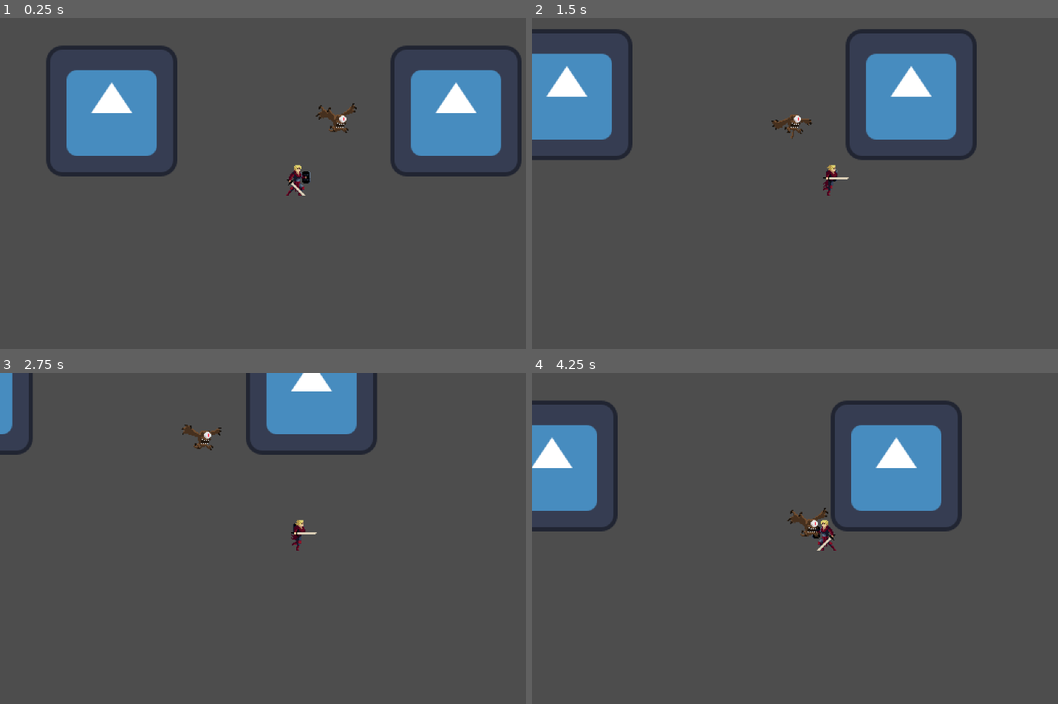
Above: before the commit, frames 1-4 (two rows, left to right).
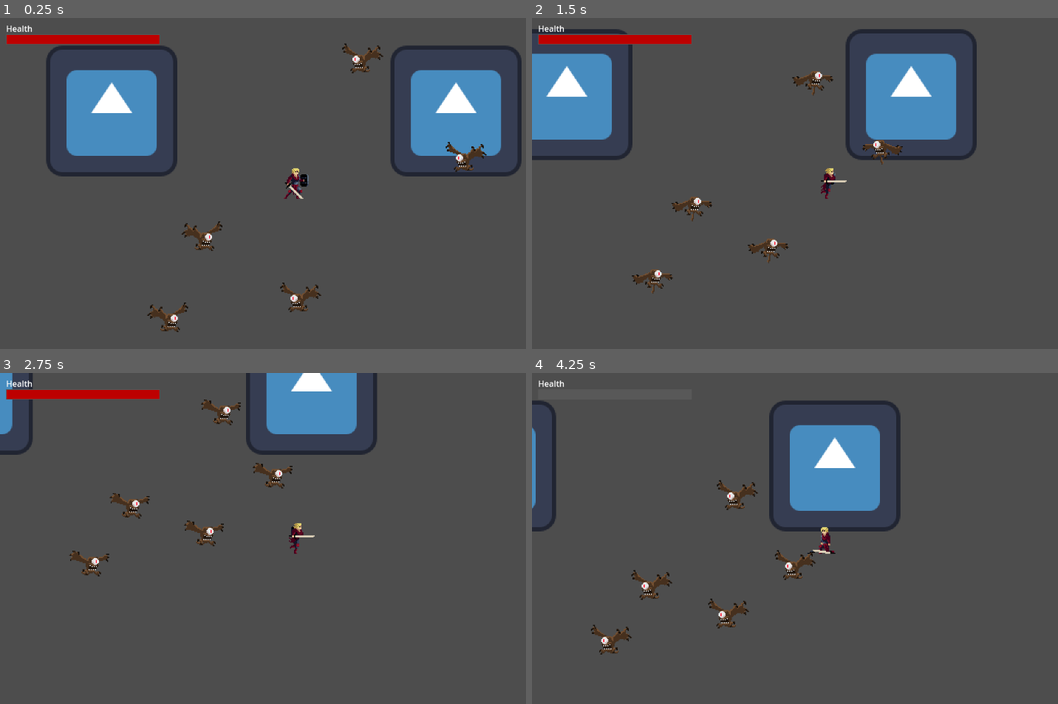
Above: after the commit, the same moments.

Repository: PolyBytes/Jame-Gam-39
Game: Godot game, scene res://Levels/Prototyping.tscn
Two runs of this game, one before a commit and one after it. Both use one fixed random seed, a clock stepped at 60 frames per second and the inputs below. The engine's default icon, where the game draws it, is replaced by a stand-in: a white triangle on a blue panel in a dark square.
Inputs:
- Up to frame 1 (0.25 s): no input
- Up to frame 2 (1.5 s): hold D (move_right) 0.53-1.28 s; tap Space (dodge_roll) at 0.6, 1.35 s; hold S (move_down) from 1.28 s (still down)
- Up to frame 3 (2.75 s): release S (move_down) at 2.03 s; hold D (move_right) from 2.03 s (still down); tap Space (dodge_roll) at 2.1 s
- Up to frame 4 (4.25 s): release D (move_right) at 2.78 s; hold W (move_up) 2.78-3.53 s; tap Space (dodge_roll) at 2.85, 3.6 s; hold A (move_left) from 3.53 s (still down); tap K (debug_testing_die, bound only before the commit) at 4.15 s

The runs differ from the first frame. In frame 1, 2.7% of the frame differs, in the area x 1-93%, y 2-95%; in frame 2, 2.4%; in frame 3, 2.4%; in frame 4, 13%, in the area x 0-82%, y 2-86%.

Commit message:
Added Basic Health Bar and Flying Eye Attack
- Flying Eyes can now attack the player.
- The player now has a health bar.
- If the player's health reaches zero, the player is slain. All enemies will move away from the slain player because their work is finished.

Diff:
--- /dev/null
+++ b/Autoloads/SpawnManager.gd
@@ -0,0 +1,17 @@
+extends Node
+
+var scene_root
+var flying_eye: PackedScene = preload("res://Enemies/Flying-Eye/FlyingEye.tscn")
+
+func _ready():
+	scene_root = get_tree().root.get_child(0)
+	spawn_wave()
+
+func spawn_wave():
+	for i in range(5):
+		var enemy = flying_eye.instantiate()
+
+		enemy.position.x = randi_range(-200, 200)
+		enemy.position.y = randi_range(-200, 200)
+
+		scene_root.add_child(enemy)
--- a/Enemies/Flying-Eye/FlyingEye.gd
+++ b/Enemies/Flying-Eye/FlyingEye.gd
@@ -1,16 +1,61 @@
-extends CharacterBody2D
+extends Area2D
 
-var movement_speed: float = 1000
+@onready var animation_tree: AnimationTree = $AnimationTree
+@onready var animation_state = animation_tree.get("parameters/playback")
+@onready var attack_cooldown: Timer = $AttackCooldownTimer
+
+@export var attack_can_hit: bool = false
+var attack_distance: float = 23
+var attack_damage: float = 5
+
+var movement_speed: float = 30
+var too_close_distance: float = 20
+var min_sprite_orientation_distance: float = 0
+var velocity: Vector2 = Vector2.ZERO
 var target_player: CharacterBody2D
 
 func _ready():
 	target_player = get_tree().get_first_node_in_group("player")
 
-func _physics_process(delta):
+func _process(delta):
 	if not target_player:
 		return
 
-	var movement_angle: Vector2 = position.direction_to(target_player.position)
+	var movement_direction: Vector2 = position.direction_to(target_player.position)
+	var distance_to_target: float = position.distance_to(target_player.position)
 
-	velocity = movement_angle * movement_speed * delta
-	move_and_slide()
+	if distance_to_target > min_sprite_orientation_distance:
+		if target_player.is_slain:
+			$Sprite2D.flip_h = false if movement_direction.x < 0 else true
+		else:
+			$Sprite2D.flip_h = true if movement_direction.x < 0 else false
+
+	#var look_position: Vector2 = target_player.position
+	#
+	#if $Sprite2D.flip_h:
+		#look_position.x = -look_position.x
+	#else:
+		#look_position.x = abs(look_position.x)
+	#
+	#look_at(look_position)
+
+	if distance_to_target < attack_distance:
+		if attack_cooldown.time_left == 0:
+			attack_cooldown.start()
+			animation_state.travel("attack")
+
+	if animation_state.get_current_node() == "idle":
+		velocity = movement_direction * movement_speed * delta
+
+		if target_player.is_slain:
+			position -= velocity
+		else:
+			if distance_to_target > attack_distance:
+				position += velocity
+			elif distance_to_target < too_close_distance:
+				position -= velocity
+
+	if attack_can_hit:
+		if overlaps_body(target_player):
+			target_player.take_damage(attack_damage)
+			attack_can_hit = false
--- a/Enemies/Flying-Eye/FlyingEye.tscn
+++ b/Enemies/Flying-Eye/FlyingEye.tscn
@@ -4,7 +4,7 @@
 [ext_resource type="Script" path="res://Enemies/Flying-Eye/FlyingEye.gd" id="1_osiu1"]
 
 [sub_resource type="RectangleShape2D" id="RectangleShape2D_ye4ix"]
-size = Vector2(25, 25)
+size = Vector2(41, 31)
 
 [sub_resource type="Animation" id="Animation_2cqkv"]
 resource_name = "idle"
@@ -37,6 +37,18 @@
 "transitions": PackedFloat32Array(1, 1, 1, 1, 1, 1, 1, 1),
 "update": 1,
 "values": [8, 9, 10, 11, 12, 13, 14, 15]
+}
+tracks/1/type = "value"
+tracks/1/imported = false
+tracks/1/enabled = true
+tracks/1/path = NodePath(".:attack_can_hit")
+tracks/1/interp = 1
+tracks/1/loop_wrap = true
+tracks/1/keys = {
+"times": PackedFloat32Array(0.6, 0.7),
+"transitions": PackedFloat32Array(1, 1),
+"update": 1,
+"values": [true, false]
 }
 
 [sub_resource type="Animation" id="Animation_3wvkh"]
@@ -101,13 +113,15 @@
 
 [sub_resource type="AnimationNodeStateMachineTransition" id="AnimationNodeStateMachineTransition_qwtsr"]
 
-[sub_resource type="AnimationNodeStateMachineTransition" id="AnimationNodeStateMachineTransition_0j826"]
-
 [sub_resource type="AnimationNodeStateMachineTransition" id="AnimationNodeStateMachineTransition_u7bb0"]
 
 [sub_resource type="AnimationNodeStateMachineTransition" id="AnimationNodeStateMachineTransition_5dc8a"]
 
 [sub_resource type="AnimationNodeStateMachineTransition" id="AnimationNodeStateMachineTransition_brq14"]
+
+[sub_resource type="AnimationNodeStateMachineTransition" id="AnimationNodeStateMachineTransition_su5ju"]
+switch_mode = 2
+advance_mode = 2
 
 [sub_resource type="AnimationNodeStateMachine" id="AnimationNodeStateMachine_6cvl2"]
 states/End/position = Vector2(782, 171)
@@ -120,22 +134,23 @@
 states/idle/position = Vector2(507, 171)
 states/take_damage/node = SubResource("AnimationNodeAnimation_k6jgb")
 states/take_damage/position = Vector2(609, 269)
-transitions = ["Start", "idle", SubResource("AnimationNodeSt …(216 unchanged characters)… ionNodeStateMachineTransition_qwtsr"), "attack", "idle", SubResource("AnimationNodeStateMachineTransition_0j826"), "idle", "take_damage", SubResource("AnimationNodeStateMachineTransition_u7bb0"), "take_damage", "idle", SubResource("AnimationNodeStateMachineTransition_5dc8a"), "attack", "take_damage", SubResource("AnimationNodeStateMachineTransition_brq14")]
+transitions = ["Start", "idle", SubResource("AnimationNodeSt …(216 unchanged characters)… ionNodeStateMachineTransition_qwtsr"), "idle", "take_damage", SubResource("AnimationNodeStateMachineTransition_u7bb0"), "take_damage", "idle", SubResource("AnimationNodeStateMachineTransition_5dc8a"), "attack", "take_damage", SubResource("AnimationNodeStateMachineTransition_brq14"), "attack", "idle", SubResource("AnimationNodeStateMachineTransition_su5ju")]
 
-[node name="FlyingEye" type="CharacterBody2D"]
+[node name="FlyingEye" type="Area2D"]
 z_index = 4
 script = ExtResource("1_osiu1")
 
 [node name="CollisionShape2D" type="CollisionShape2D" parent="."]
-position = Vector2(5, 1)
+position = Vector2(-2.5, -6.5)
 shape = SubResource("RectangleShape2D_ye4ix")
 metadata/_edit_lock_ = true
 
 [node name="Sprite2D" type="Sprite2D" parent="."]
+position = Vector2(-5, -8)
 texture = ExtResource("1_nul23")
 hframes = 8
 vframes = 4
-frame = 6
+frame = 7
 metadata/_edit_lock_ = true
 
 [node name="AnimationPlayer" type="AnimationPlayer" parent="."]
@@ -146,3 +161,8 @@
 [node name="AnimationTree" type="AnimationTree" parent="."]
 tree_root = SubResource("AnimationNodeStateMachine_6cvl2")
 anim_player = NodePath("../AnimationPlayer")
+
+[node name="AttackCooldownTimer" type="Timer" parent="."]
+wait_time = 3.0
+one_shot = true
+autostart = true
--- a/Levels/Prototyping.tscn
+++ b/Levels/Prototyping.tscn
@@ -1,8 +1,7 @@
-[gd_scene load_steps=4 format=3 uid="uid://cdlauat43712e"]
+[gd_scene load_steps=3 format=3 uid="uid://cdlauat43712e"]
 
 [ext_resource type="PackedScene" uid="uid://wtvoou0ci41m" path="res://Player/Player.tscn" id="1_wjuan"]
 [ext_resource type="Texture2D" uid="uid://be4c7wpiyxvf1" path="res://icon.svg" id="2_7cvii"]
-[ext_resource type="PackedScene" uid="uid://cs8mxbjjxk1h3" path="res://Enemies/Flying-Eye/FlyingEye.tscn" id="3_xaka4"]
 
 [node name="Prototyping" type="Node2D"]
 
@@ -15,6 +14,3 @@
 [node name="Icon2" type="Sprite2D" parent="."]
 position = Vector2(157, -71)
 texture = ExtResource("2_7cvii")
-
-[node name="FlyingEye" parent="." instance=ExtResource("3_xaka4")]
-position = Vector2(40, -67)
--- /dev/null
+++ b/Player/HUD.gd
@@ -0,0 +1,9 @@
+extends Control
+
+var health_bar_width: int
+
+func _ready():
+	health_bar_width = %HealthValue.size.x
+
+func _on_player_health_changed(new_health, max_health):
+	%HealthValue.size.x = (new_health as float / max_health) * health_bar_width
--- /dev/null
+++ b/Player/HUD.tscn
@@ -0,0 +1,49 @@
+[gd_scene load_steps=2 format=3 uid="uid://b3kfblmkpt121"]
+
+[ext_resource type="Script" path="res://Player/HUD.gd" id="1_u4wss"]
+
+[node name="Hud" type="Control"]
+layout_mode = 3
+anchors_preset = 15
+anchor_right = 1.0
+anchor_bottom = 1.0
+grow_horizontal = 2
+grow_vertical = 2
+script = ExtResource("1_u4wss")
+
+[node name="HealthBar" type="Control" parent="."]
+anchors_preset = 0
+offset_left = 9.0
+offset_top = 9.0
+offset_right = 9.0
+offset_bottom = 9.0
+
+[node name="Background" type="ColorRect" parent="HealthBar"]
+layout_mode = 1
+anchors_preset = 15
+anchor_right = 1.0
+anchor_bottom = 1.0
+offset_left = 3.0
+offset_top = 23.0
+offset_right = 303.0
+offset_bottom = 43.0
+grow_horizontal = 2
+grow_vertical = 2
+color = Color(0.344076, 0.344076, 0.344076, 1)
+
+[node name="HealthValue" type="ColorRect" parent="HealthBar"]
+unique_name_in_owner = true
+layout_mode = 1
+offset_left = 4.0
+offset_top = 24.0
+offset_right = 302.0
+offset_bottom = 42.0
+color = Color(0.739789, 2.00946e-06, 5.77569e-07, 1)
+
+[node name="Label" type="Label" parent="HealthBar"]
+layout_mode = 0
+offset_left = 3.0
+offset_right = 55.0
+offset_bottom = 23.0
+theme_override_font_sizes/font_size = 16
+text = "Health"
--- a/Player/Player.gd
+++ b/Player/Player.gd
@@ -1,4 +1,6 @@
 class_name Player extends CharacterBody2D
+
+signal health_changed(new_health: int, max_health: int)
 
 const MAX_VELOCITY = 100.0
 const ACCELERATION = 1000.0
@@ -7,17 +9,8 @@
 @onready var animation_state = animation_tree.get("parameters/playback")
 
 var is_slain: bool = false
-var is_rolling: bool = false
-
-#func _ready():
-	#$AnimatedSprite2D.play("Idle")
-
-func _process(_delta):
-	if Input.is_action_just_pressed("debug_testing_die"):
-		is_slain = true
-	elif Input.is_action_just_pressed("dodge_roll"):
-		if not is_slain and animation_state.get_current_node() == "roll":
-			is_rolling = true
+var max_health: int = 100
+var health: int = max_health
 
 func _physics_process(delta):
 	var input_vector = Vector2.ZERO
@@ -67,11 +60,14 @@
 		animation_state.travel("death")
 		return
 
-	if is_rolling:
-		is_rolling = false
-		animation_state.travel("roll")
-
 	if velocity.length() > 0:
 		animation_state.travel("run")
 	else:
 		animation_state.travel("idle")
+
+func take_damage(damage_amount: int):
+	health = clampi(health - damage_amount, 0, max_health)
+	health_changed.emit(health, max_health)
+
+	if health == 0:
+		is_slain = true
--- a/Player/Player.tscn
+++ b/Player/Player.tscn
@@ -1,6 +1,7 @@
-[gd_scene load_steps=25 format=3 uid="uid://wtvoou0ci41m"]
+[gd_scene load_steps=26 format=3 uid="uid://wtvoou0ci41m"]
 
 [ext_resource type="Script" path="res://Player/Player.gd" id="1_ojtx6"]
+[ext_resource type="PackedScene" uid="uid://b3kfblmkpt121" path="res://Player/HUD.tscn" id="2_b6hyq"]
 [ext_resource type="Texture2D" uid="uid://d3k7sj3qdya0p" path="res://Player/Player-Sprite-Sheet.png" id="2_p5cep"]
 
 [sub_resource type="Animation" id="Animation_uqhs0"]
@@ -154,10 +155,12 @@
 script = ExtResource("1_ojtx6")
 
 [node name="Sprite2D" type="Sprite2D" parent="."]
+position = Vector2(-2, 3)
 texture = ExtResource("2_p5cep")
 hframes = 15
 vframes = 5
-frame = 15
+frame = 7
+metadata/_edit_lock_ = true
 
 [node name="AnimationPlayer" type="AnimationPlayer" parent="."]
 root_node = NodePath("../Sprite2D")
@@ -170,11 +173,17 @@
 tree_root = SubResource("AnimationNodeStateMachine_noype")
 anim_player = NodePath("../AnimationPlayer")
 
+[node name="Camera2D" type="Camera2D" parent="."]
+zoom = Vector2(2, 2)
+metadata/_edit_lock_ = true
+
 [node name="CollisionShape2D" type="CollisionShape2D" parent="."]
-position = Vector2(2, -4)
+position = Vector2(0, -2)
 shape = SubResource("RectangleShape2D_o4jsr")
 metadata/_edit_lock_ = true
 
-[node name="Camera2D" type="Camera2D" parent="."]
-zoom = Vector2(2, 2)
-metadata/_edit_lock_ = true
+[node name="CanvasLayer" type="CanvasLayer" parent="."]
+
+[node name="Hud" parent="CanvasLayer" instance=ExtResource("2_b6hyq")]
+
+[connection signal="health_changed" from="." to="CanvasLayer/Hud" method="_on_player_health_changed"]
--- a/project.godot
+++ b/project.godot
@@ -14,6 +14,10 @@
 run/main_scene="res://Levels/Prototyping.tscn"
 config/features=PackedStringArray("4.2", "Forward Plus")
 config/icon="res://icon.svg"
+
+[autoload]
+
+SpawnManager="*res://Autoloads/SpawnManager.gd"
 
 [input]
 
@@ -37,11 +41,6 @@
 "events": [Object(InputEventKey,"resource_local_to_scene":false,"resource_name":"","device":-1,"window_id":0,"alt_pressed":false,"shift_pressed":false,"ctrl_pressed":false,"meta_pressed":false,"pressed":false,"keycode":0,"physical_keycode":83,"key_label":0,"unicode":115,"echo":false,"script":null)
 ]
 }
-debug_testing_die={
-"deadzone": 0.5,
-"events": [Object(InputEventKey,"resource_local_to_scene":false,"resource_name":"","device":-1,"window_id":0,"alt_pressed":false,"shift_pressed":false,"ctrl_pressed":false,"meta_pressed":false,"pressed":false,"keycode":0,"physical_keycode":75,"key_label":0,"unicode":107,"echo":false,"script":null)
-]
-}
 attack_primary={
 "deadzone": 0.5,
 "events": [Object(InputEventMouseButton,"resource_local_to_scene":false,"resource_name":"","device":-1,"window_id":0,"a …(257 unchanged characters)…
